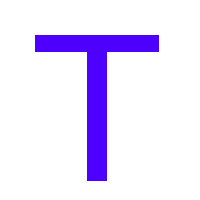
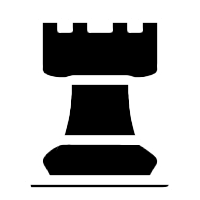
Before/after of a 200x200 layered artwork. What changed in the layer stack:
hid "T" over [35, 35, 159, 181]
painted on "Layer" over [25, 18, 172, 190]
added layer "Layer #1" above "Background" over [25, 18, 172, 190]
